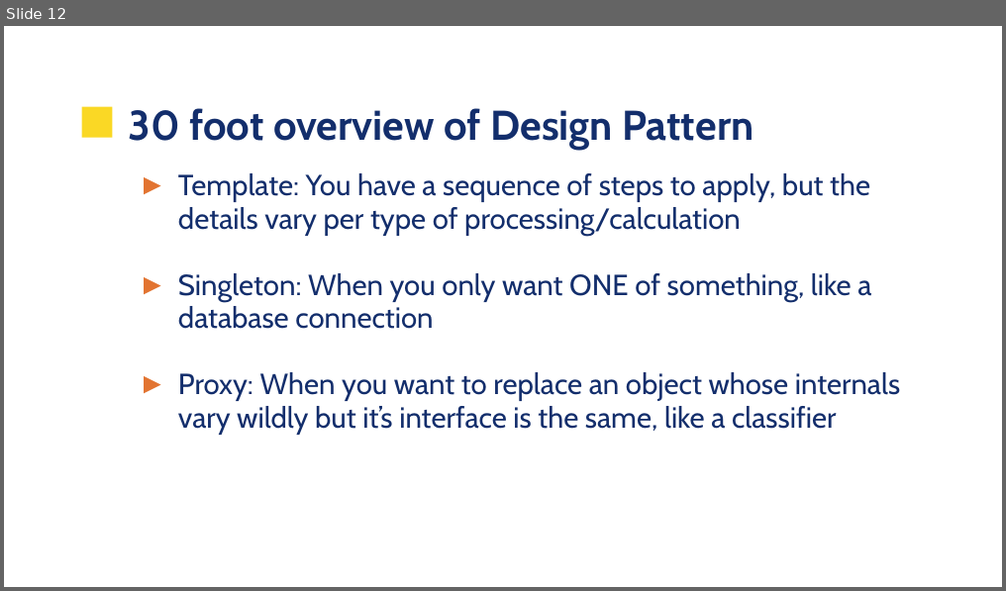
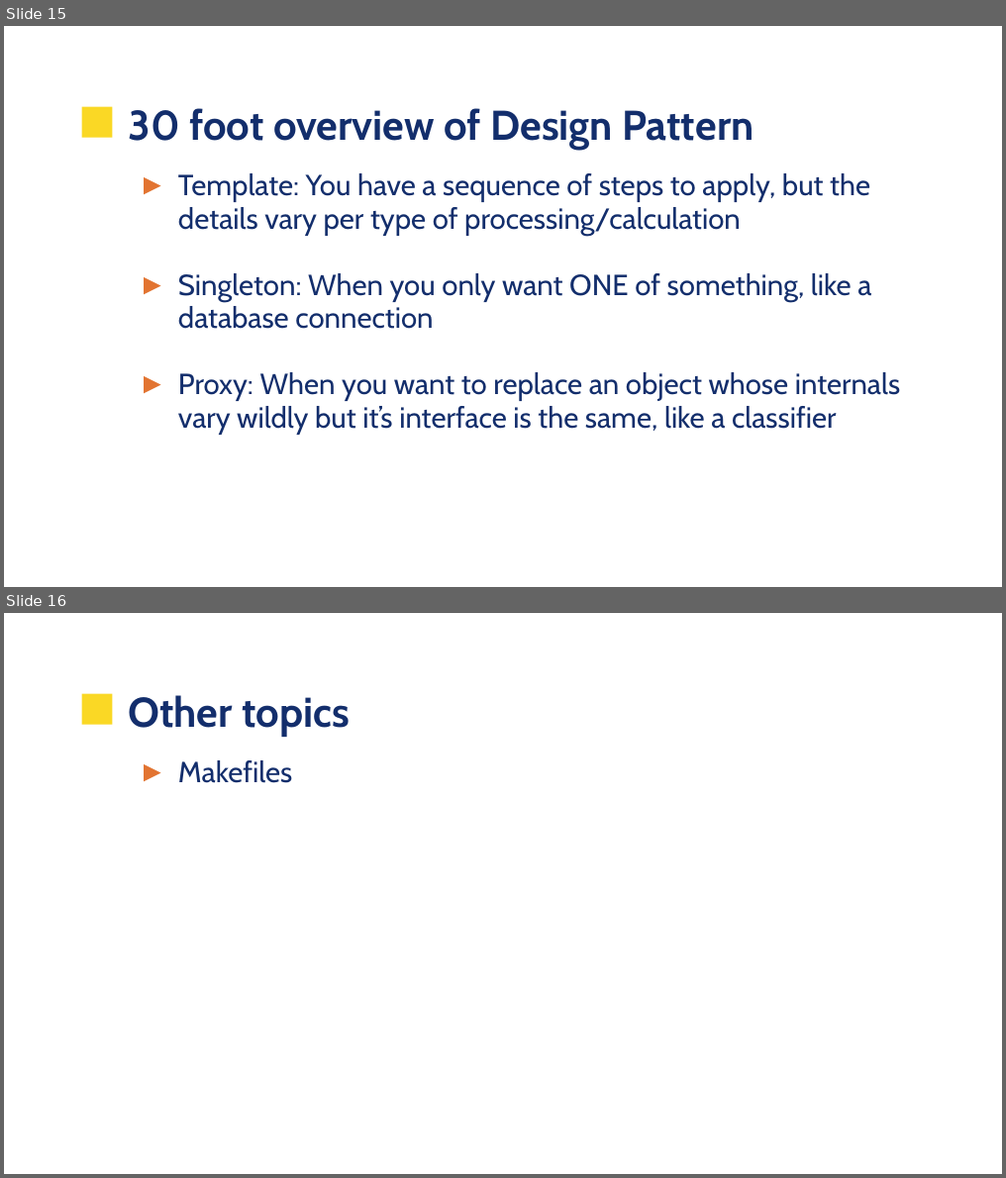
Before and after one commit to UVADS/data_engineering, a slide deck: sw_skills/sw_skills.pptx. Shown one above the other, each under a label of ours: slide 12 before the commit, slides 15 and 16 after it. The pictures are 1006x591 and 1006x1178 pixels, drawn with LibreOffice and Linux fonts; fonts in the diff are those of the drawing; background and template pictures are left out. Boxes give left, top, right and bottom in pixels: in the first picture for what was removed or moved away, otherwise in the second. Text is boxed around its words. In the diff, an @@ line names an element or a change of style, - is before the commit and + after.

```diff
--- a/sw_skills/sw_skills.pptx
+++ b/sw_skills/sw_skills.pptx
@@ slide 16 added at (4, 613, 1002, 1174), background picture (left out); not listed: 1 template element that a slide beside it also shows @@
@@ title added at (129, 695, 350, 736), 30 pt, text #132E6C, bold @@
+Other topics
@@ text added at (178, 761, 292, 783), 21 pt, text #132E6C @@
+► Makefiles
@@ what was slide 12 is now slide 15 @@
```
Also in this commit, not shown: 5 slides changed, 3 other slides added, 2 other files.
